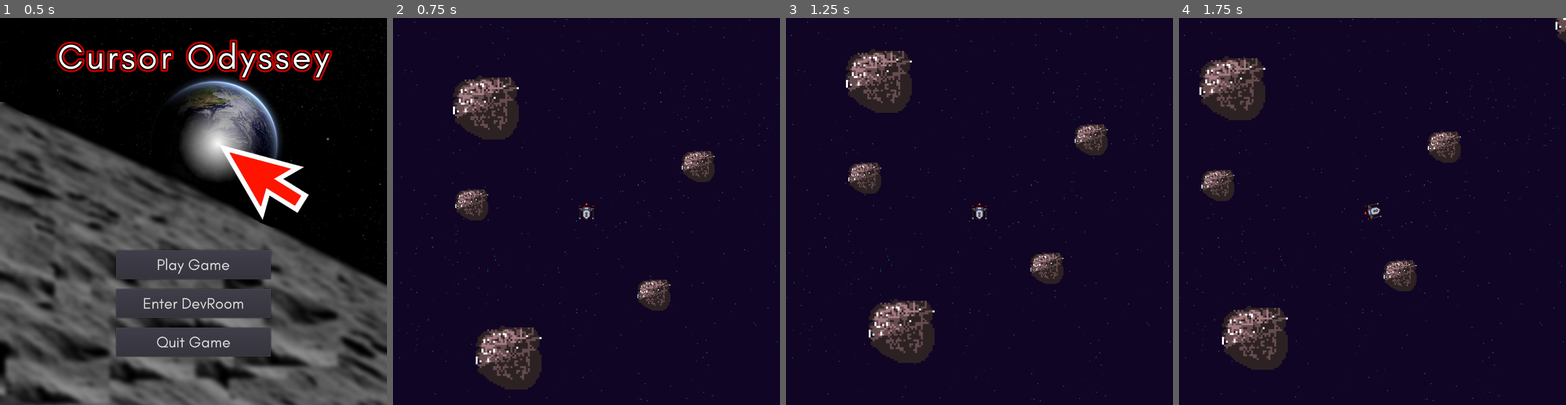
Above: before the commit, frames 1-4 (left to right).
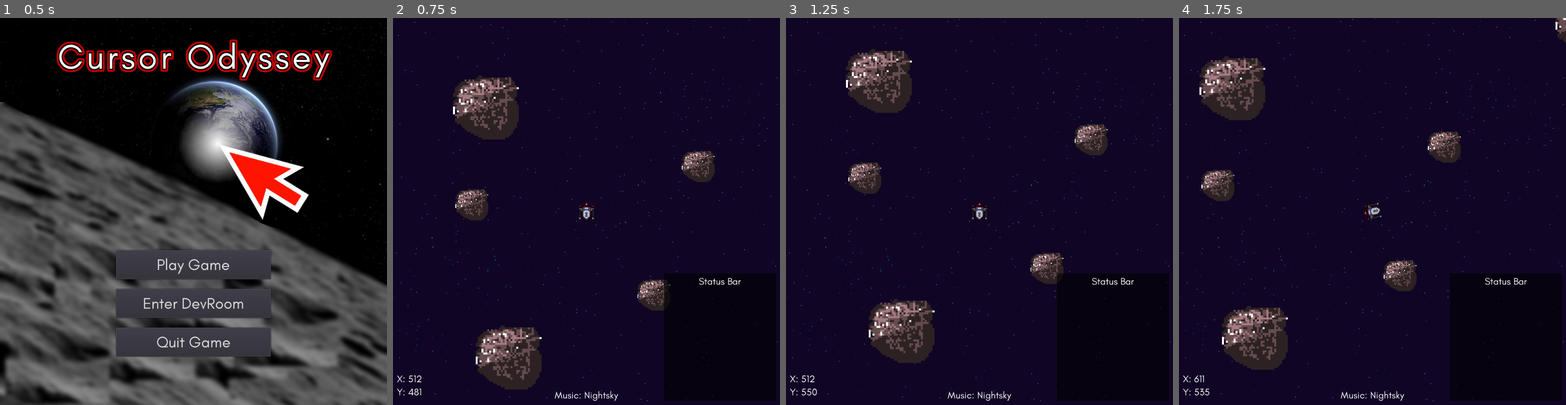
Above: after the commit, the same moments.

Repository: Locherdev/cursor-odyssey
Game: Godot game, scene res://src/level/Titlescreen.tscn
Two runs of this game, one before a commit and one after it. Both use one fixed random seed, a clock stepped at 60 frames per second and the inputs below.
Inputs (mouse positions are in pixels of both pictures, inside the frame that each line leads up to):
- Up to frame 1 (0.5 s): no input
- Up to frame 2 (0.75 s): click "Play Game" at 0.5 s
- Up to frame 3 (1.25 s): no input
- Up to frame 4 (1.75 s): move the mouse to (1457, 192) at 1.27 s

Frame 1 is identical in both runs. In frame 2, 0.4% of the frame differs, in the area x 1-99%, y 67-99%; in frame 3, 0.4%; in frame 4, 0.3%.

Commit message:
new alpha version, status bar implemented, music changer, music library, etc

Diff:
--- /dev/null
+++ b/game/assets/font/Glacial_trackname.tres
@@ -0,0 +1,7 @@
+[gd_resource type="DynamicFont" load_steps=2 format=2]
+
+[ext_resource path="res://assets/font/GlacialIndifference-Regular.otf" type="DynamicFontData" id=1]
+
+[resource]
+size = 25
+font_data = ExtResource( 1 )
--- a/game/project.godot
+++ b/game/project.godot
@@ -19,10 +19,16 @@
 run/main_scene="res://src/level/Titlescreen.tscn"
 config/icon="res://icon.png"
 
+[autoload]
+
+Globals="*res://src/autoloads/Globals.gd"
+Music="*res://src/autoloads/MusicLibrary.gd"
+
 [display]
 
 window/size/width=1000
 window/size/height=1000
+window/size/resizable=false
 
 [input]
 
@@ -81,6 +87,12 @@
 "deadzone": 0.5,
 "events": [  ]
 }
+debug={
+"deadzone": 0.5,
+"events": [ Object(InputEventKey,"resource_local_to_scene":false,"resource_name":"","device":0,"alt":false,"shift":false,"control":false,"meta":false,"command":false,"pressed":false,"scancode":32,"unicode":0,"echo":false,"script":null)
+, Object(InputEventMouseButton,"resource_local_to_scene":false,"resource_name":"","device":0,"alt":false,"shift":false,"control":false,"meta":false,"command":false,"button_mask":0,"position":Vector2( 0, 0 ),"global_position":Vector2( 0, 0 ),"factor":1.0,"button_index":3,"pressed":false,"doubleclick":false,"script":null)
+ ]
+}
 
 [rendering]
 
--- /dev/null
+++ b/game/src/audioplayer/AudioStreamPlayer.gd
@@ -0,0 +1,20 @@
+extends AudioStreamPlayer
+
+signal track_ended()
+
+func _ready() -> void:
+	connect("finished", self, "_get_next_track")
+	_get_next_track()
+
+func _get_next_track() -> void:
+	print("get next track")
+	var rand_number = randi() % Music.tracks.size()
+	var audiostream = load(Music.set_current_track(rand_number))
+	set_stream(audiostream)
+	play()
+	Globals.track_ended()
+
+func _process(delta: float) -> void:
+	if (Input.is_action_just_pressed("debug")):
+		Globals.append_to_statuslog("- DEBUG: Skipped Song")
+		_get_next_track()
--- /dev/null
+++ b/game/src/audioplayer/AudioStreamPlayer.tscn
@@ -0,0 +1,3 @@
+[gd_scene format=2]
+
+[node name="AudioStreamPlayer" type="AudioStreamPlayer"]
--- /dev/null
+++ b/game/src/autoloads/Globals.gd
@@ -0,0 +1,15 @@
+extends Node
+
+signal trackname(name)
+signal statuslog(text)
+var spaceship
+
+func register_ship(ship):
+	spaceship = ship
+
+func track_ended():
+	print("Emit track ended: ",Music.current_track.name)
+	emit_signal("trackname", Music.current_track.name)
+
+func append_to_statuslog(text):
+	emit_signal("statuslog", text)
--- /dev/null
+++ b/game/src/autoloads/MusicLibrary.gd
@@ -0,0 +1,25 @@
+extends Node
+
+var current_track = []
+
+var track00 = {
+	"id": 0,
+	"name": "Nightsky",
+	"path": "res://assets/bgm/karakuri-night.ogg",
+	}
+
+var track01 = {
+	"id": 1,
+	"name": "Rider of the Galaxy",
+	"path": "res://assets/bgm/citron.ogg",
+	}
+
+var tracks = []
+
+func _ready() -> void:
+	tracks.append(track00)
+	tracks.append(track01)
+
+func set_current_track(index):
+	current_track = tracks[index]
+	return current_track.path
--- a/game/src/debris/Debris.gd
+++ b/game/src/debris/Debris.gd
@@ -5,5 +5,5 @@
 
 func _on_Area2D_body_entered(body: Node) -> void:
 	if(body.name == 'Spaceship'):
-		print("Crashed into Spaceship!")
+		Globals.append_to_statuslog("- Spaceship crashed into debris.")
 		queue_free()
--- a/game/src/level/Debug.tscn
+++ b/game/src/level/Debug.tscn
@@ -1,15 +1,17 @@
-[gd_scene load_steps=5 format=2]
+[gd_scene load_steps=7 format=2]
 
 [ext_resource path="res://src/spaceship/Spaceship.tscn" type="PackedScene" id=1]
 [ext_resource path="res://assets/bg/space.png" type="Texture" id=2]
 [ext_resource path="res://src/debris/Debris.tscn" type="PackedScene" id=3]
-[ext_resource path="res://assets/bgm/karakuri-night.ogg" type="AudioStream" id=4]
+[ext_resource path="res://src/audioplayer/AudioStreamPlayer.tscn" type="PackedScene" id=4]
+[ext_resource path="res://src/audioplayer/AudioStreamPlayer.gd" type="Script" id=5]
+[ext_resource path="res://src/userinterface/UI.tscn" type="PackedScene" id=6]
 
 [node name="Node2D" type="Node2D"]
 
-[node name="Spaceship" parent="." instance=ExtResource( 1 )]
-position = Vector2( 512.25, 458.876 )
-scale = Vector2( 0.15, 0.15 )
+[node name="Interface" type="Node2D" parent="."]
+
+[node name="UI" parent="Interface" instance=ExtResource( 6 )]
 
 [node name="Background" type="CanvasLayer" parent="."]
 
@@ -71,6 +73,9 @@
 
 [node name="AudioPlayer" type="Node2D" parent="."]
 
-[node name="AudioStreamPlayer" type="AudioStreamPlayer" parent="AudioPlayer"]
-stream = ExtResource( 4 )
-autoplay = true
+[node name="AudioStreamPlayer" parent="AudioPlayer" instance=ExtResource( 4 )]
+script = ExtResource( 5 )
+
+[node name="Spaceship" parent="." instance=ExtResource( 1 )]
+position = Vector2( 512.25, 458.876 )
+scale = Vector2( 0.15, 0.15 )
--- a/game/src/level/Titlescreen.tscn
+++ b/game/src/level/Titlescreen.tscn
@@ -74,7 +74,6 @@
 text = "Cursor Odyssey"
 align = 1
 valign = 1
-percent_visible = -0.0769231
 __meta__ = {
 "_edit_use_anchors_": false
 }
--- a/game/src/spaceship/Spaceship.gd
+++ b/game/src/spaceship/Spaceship.gd
@@ -3,6 +3,9 @@
 export var max_move_speed = 250
 export var min_move_speed = 50
 export var stop_distance = 25
+
+func _ready() -> void:
+	Globals.register_ship(self)
 
 func _process(_delta: float) -> void:
 	_look_at_mouse()
--- /dev/null
+++ b/game/src/userinterface/UI.gd
@@ -0,0 +1,23 @@
+extends CanvasLayer
+
+onready var trackname_label = $Trackname
+onready var status_log = $Statusbar/StatusLog
+
+func _ready() -> void:
+	print("connected now")
+	Globals.connect("trackname", self, "_change_trackname")
+	Globals.connect("statuslog", self, "_append_to_statuslog")
+
+func _process(delta: float) -> void:
+	_debug_spaceship_position()
+
+func _change_trackname(name):
+	print("changed name to ",name)
+	trackname_label.text = "Music: " + name
+
+func _append_to_statuslog(text):
+	status_log.text += "\n" + text
+
+### Debug Functions ###
+func _debug_spaceship_position():
+	$Debug_position.text = "X: " + str(int(Globals.spaceship.position.x)) + "\nY: " + str(int(Globals.spaceship.position.y))
--- /dev/null
+++ b/game/src/userinterface/UI.tscn
@@ -0,0 +1,69 @@
+[gd_scene load_steps=3 format=2]
+
+[ext_resource path="res://assets/font/Glacial_trackname.tres" type="DynamicFont" id=1]
+[ext_resource path="res://src/userinterface/UI.gd" type="Script" id=2]
+
+[node name="UI" type="CanvasLayer"]
+script = ExtResource( 2 )
+
+[node name="Trackname" type="Label" parent="."]
+margin_left = 300.0
+margin_top = 950.0
+margin_right = 700.0
+margin_bottom = 1000.0
+custom_fonts/font = ExtResource( 1 )
+text = "Songname"
+align = 1
+valign = 1
+__meta__ = {
+"_edit_use_anchors_": false
+}
+
+[node name="Debug_position" type="Label" parent="."]
+margin_left = 10.0
+margin_top = 900.0
+margin_right = 200.0
+margin_bottom = 1000.0
+custom_fonts/font = ExtResource( 1 )
+text = "X: 3000
+Y: 3000"
+valign = 1
+__meta__ = {
+"_edit_use_anchors_": false
+}
+
+[node name="Statusbar" type="Node2D" parent="."]
+
+[node name="ColorRect" type="ColorRect" parent="Statusbar"]
+margin_left = 700.0
+margin_top = 660.0
+margin_right = 990.0
+margin_bottom = 990.0
+color = Color( 0, 0, 0, 0.588235 )
+__meta__ = {
+"_edit_use_anchors_": false
+}
+
+[node name="StatusHeader" type="Label" parent="Statusbar"]
+margin_left = 700.0
+margin_top = 665.0
+margin_right = 990.0
+margin_bottom = 696.0
+custom_fonts/font = ExtResource( 1 )
+text = "Status Bar"
+align = 1
+valign = 1
+__meta__ = {
+"_edit_use_anchors_": false
+}
+
+[node name="StatusLog" type="RichTextLabel" parent="Statusbar"]
+margin_left = 710.0
+margin_top = 700.0
+margin_right = 990.0
+margin_bottom = 990.0
+custom_constants/line_separation = 5
+scroll_following = true
+__meta__ = {
+"_edit_use_anchors_": false
+}
